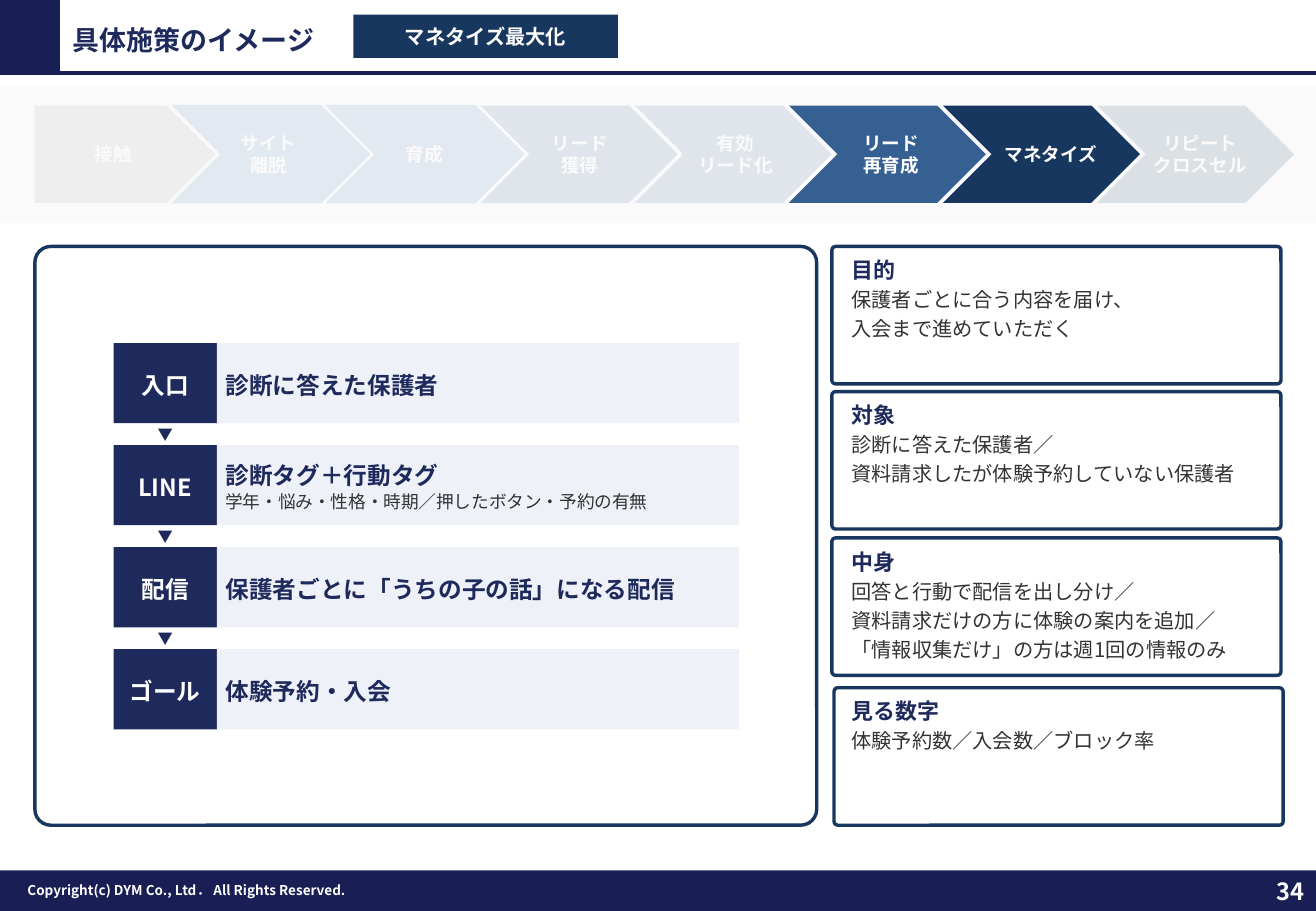
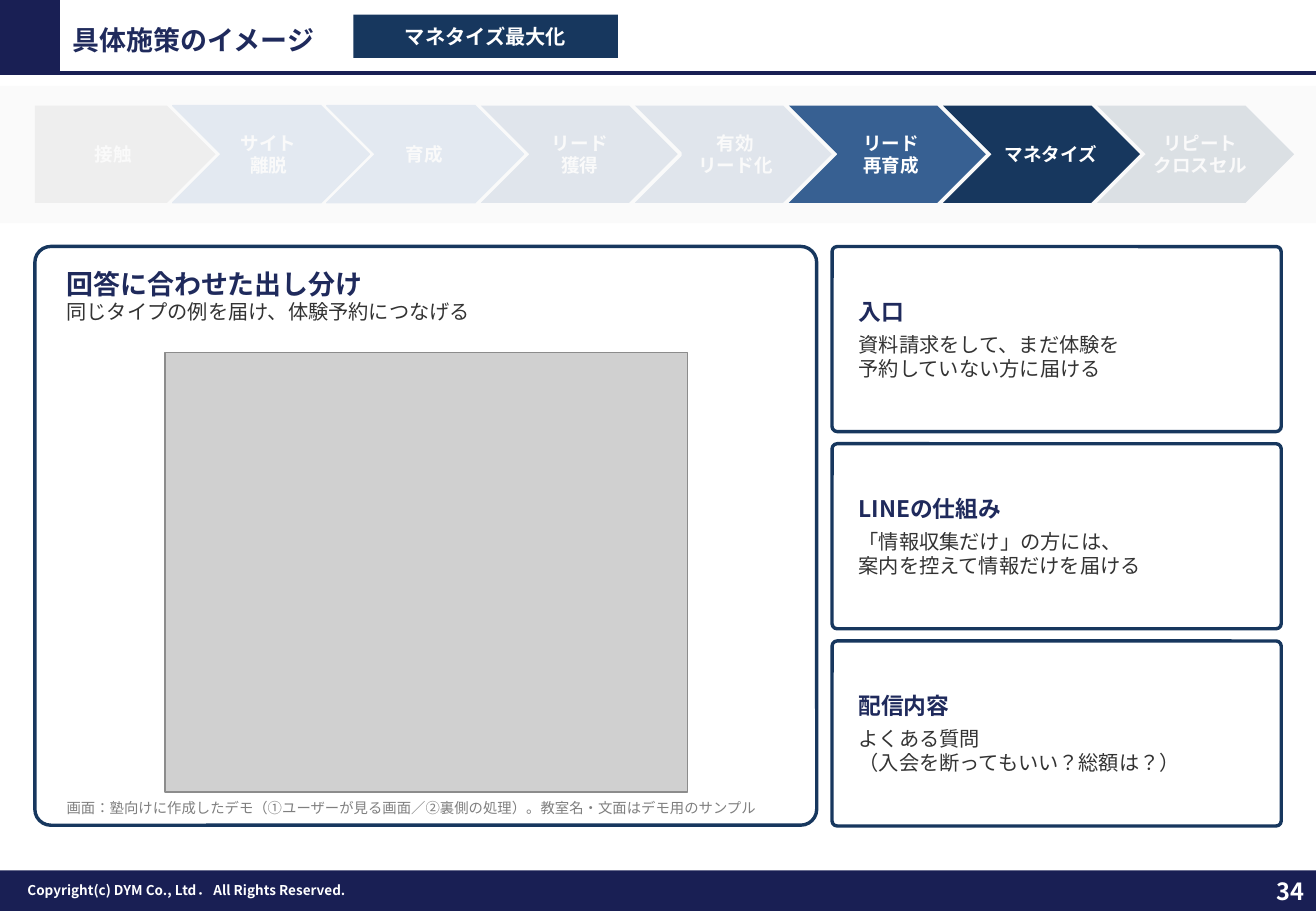
Before and after one commit to tonomura-r-dev/folder, a slide deck: slide 34 of 教育（塾）業界_LINE公式アカウント運用のご提案_新FMT版.pptx. Drawn at 1316x911 pixels with LibreOffice and Linux fonts; fonts in the diff are those of the drawing; grey boxes stand for pictures; background and template pictures are left out. Boxes give left, top, right and bottom in pixels: in the first picture for what was removed or moved away, otherwise in the second. Text is boxed around its words. In the diff, an @@ line names an element or a change of style, - is before the commit and + after.

```diff
--- a/教育（塾）業界_LINE公式アカウント運用のご提案_新FMT版.pptx
+++ b/教育（塾）業界_LINE公式アカウント運用のご提案_新FMT版.pptx
@@ rounded rectangle: place and size @@
-rounded rectangle at bbox=[832, 247, 1282, 384]
+rounded rectangle at bbox=[832, 247, 1282, 431]
@@ text "入口" at bbox=[859, 302, 1120, 378]: vertical alignment top to middle @@
@@ text removed at bbox=[851, 259, 1133, 338] @@
-目的
-保護者ごとに合う内容を届け、
-入会まで進めていただく
@@ text added at bbox=[67, 271, 470, 321], 12 pt, text #333333 @@
+回答に合わせた出し分け
+同じタイプの例を届け、体験予約につなげる
@@ text at bbox=[859, 302, 1120, 378]: text changed @@
-対象
-診断に答えた保護者／
-資料請求したが体験予約していない保護者
+入口
+資料請求をして、まだ体験を
+予約していない方に届ける
@@ rectangle removed at bbox=[114, 343, 218, 423] @@
-入口
@@ picture added at bbox=[165, 352, 688, 792] @@
@@ rectangle removed at bbox=[216, 343, 739, 423] @@
-診断に答えた保護者
@@ rounded rectangle removed at bbox=[832, 391, 1282, 529] @@
@@ text removed at bbox=[114, 422, 218, 446] @@
-▼
@@ rectangle removed at bbox=[114, 445, 218, 525] @@
-LINE
@@ rectangle removed at bbox=[216, 445, 739, 525] @@
-診断タグ＋行動タグ
-学年・悩み・性格・時期／押したボタン・予約の有無
@@ rounded rectangle: place and size @@
-rounded rectangle at bbox=[832, 538, 1282, 676]
+rounded rectangle at bbox=[832, 444, 1282, 628]
@@ text added at bbox=[859, 498, 1141, 575], 12 pt, text #333333 @@
+LINEの仕組み
+「情報収集だけ」の方には、
+案内を控えて情報だけを届ける
@@ text removed at bbox=[114, 524, 218, 548] @@
-▼
@@ rectangle removed at bbox=[114, 547, 218, 627] @@
-配信
@@ rectangle removed at bbox=[216, 547, 739, 627] @@
-保護者ごとに「うちの子の話」になる配信
@@ text removed at bbox=[851, 551, 1227, 659] @@
-中身
-回答と行動で配信を出し分け／
-資料請求だけの方に体験の案内を追加／
-「情報収集だけ」の方は週1回の情報のみ
@@ text removed at bbox=[114, 626, 218, 650] @@
-▼
@@ rectangle removed at bbox=[114, 649, 218, 729] @@
-ゴール
@@ rectangle removed at bbox=[216, 649, 739, 729] @@
-体験予約・入会
@@ rounded rectangle: place and size @@
-rounded rectangle at bbox=[835, 688, 1284, 825]
+rounded rectangle at bbox=[832, 642, 1282, 826]
@@ text removed at bbox=[851, 700, 1154, 750] @@
-見る数字
-体験予約数／入会数／ブロック率
@@ text added at bbox=[859, 694, 1180, 772], 12 pt, text #333333 @@
+配信内容
+よくある質問
+（入会を断ってもいい？総額は？）
@@ text added at bbox=[67, 801, 756, 814], 8.5 pt, text #7F7F7F @@
+画面：塾向けに作成したデモ（①ユーザーが見る画面／②裏側の処理）。教室名・文面はデモ用のサンプル
```
Also in this commit, not shown: 7 other slides changed, 11 other files.
